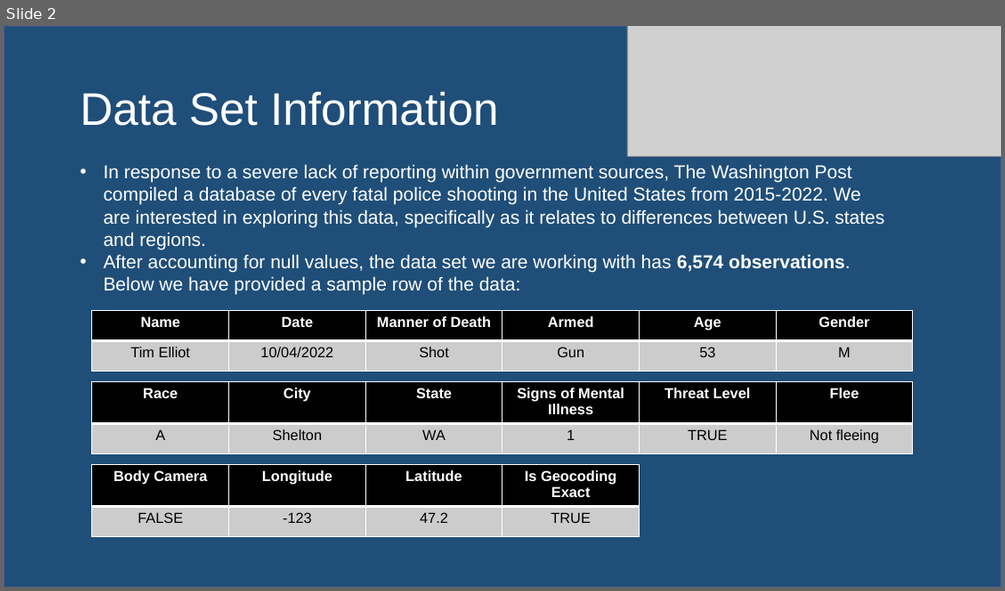
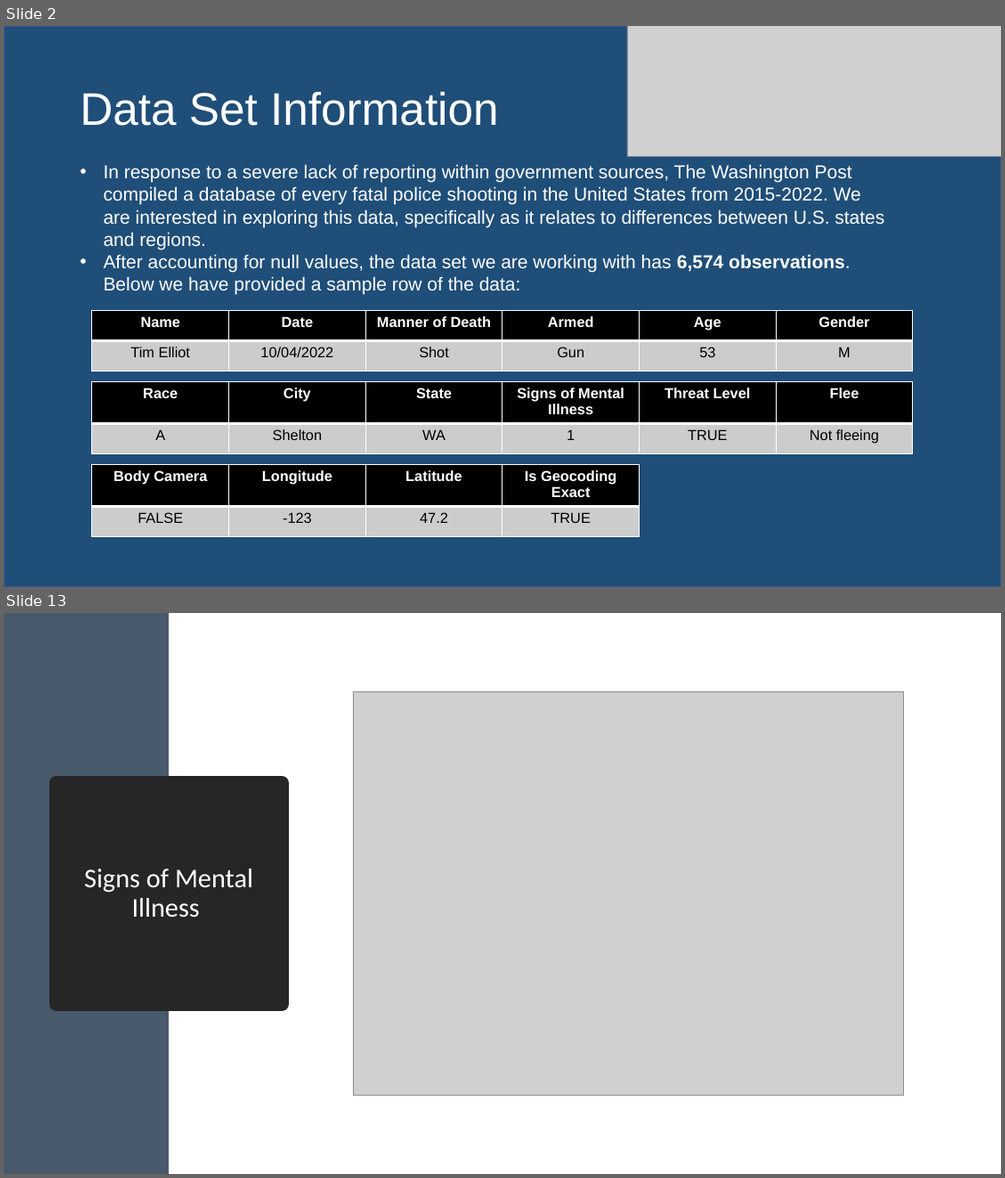
Before and after one commit to awinkhater/Dats6101_Team3, a slide deck: PPT for Intro to Data Science.pptx. Shown one above the other, each under a label of ours: slide 2 before the commit, slides 2 and 13 after it; the slides between them are not shown. The pictures are 1005x591 and 1005x1178 pixels, drawn with LibreOffice and Linux fonts; fonts in the diff are those of the drawing; grey boxes stand for pictures. Boxes give left, top, right and bottom in pixels: in the first picture for what was removed or moved away, otherwise in the second. Text is boxed around its words. In the diff, an @@ line names an element or a change of style, - is before the commit and + after.

```diff
--- a/PPT for Intro to Data Science.pptx
+++ b/PPT for Intro to Data Science.pptx
@@ slide 13 added at bbox=[4, 613, 1001, 1174], background #FFFFFF @@
@@ rectangle added at bbox=[4, 613, 169, 1174], fill #48596C @@
@@ picture added at bbox=[353, 691, 904, 1094] @@
@@ title added at bbox=[57, 783, 282, 1004], fill #262626, outline #262626 13.75 pt, 26 pt, text #FFFFFF @@
+Signs of Mental Illness
```
Also in this commit, not shown: 1 slide changed, 28 other slides added.
